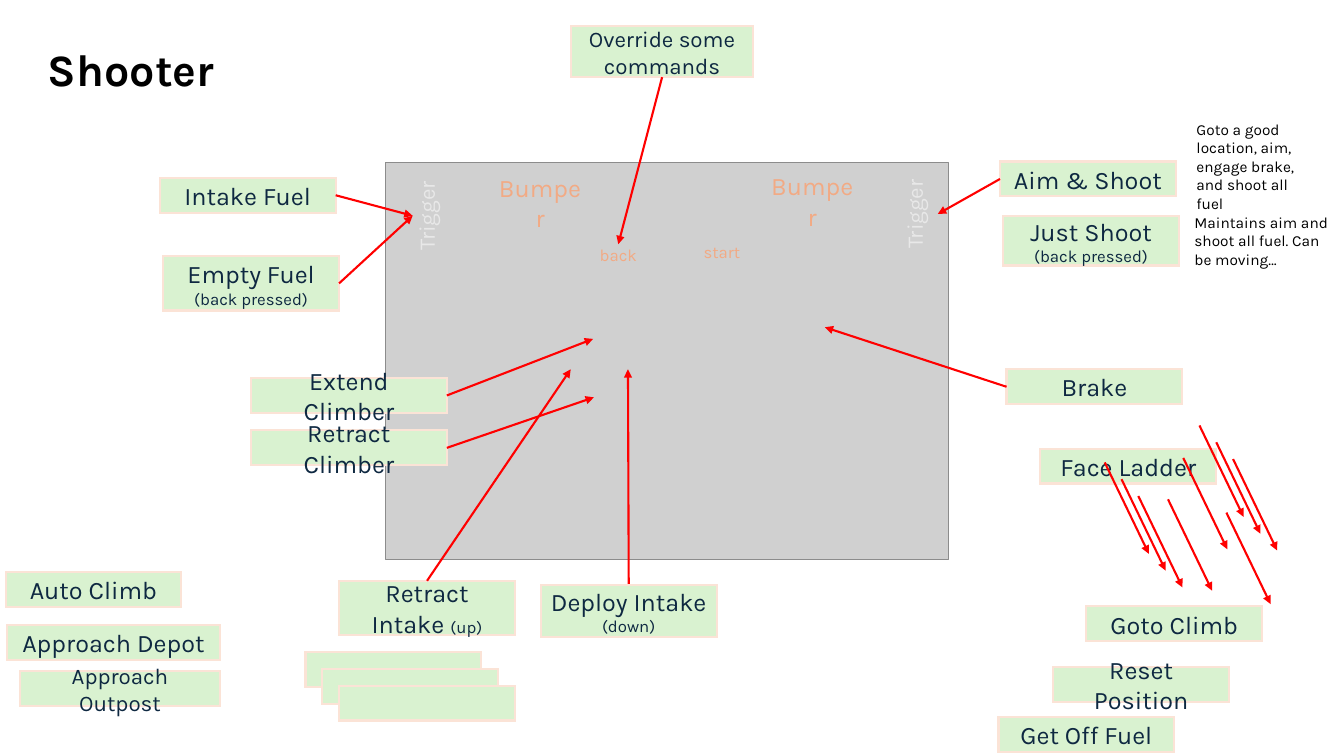
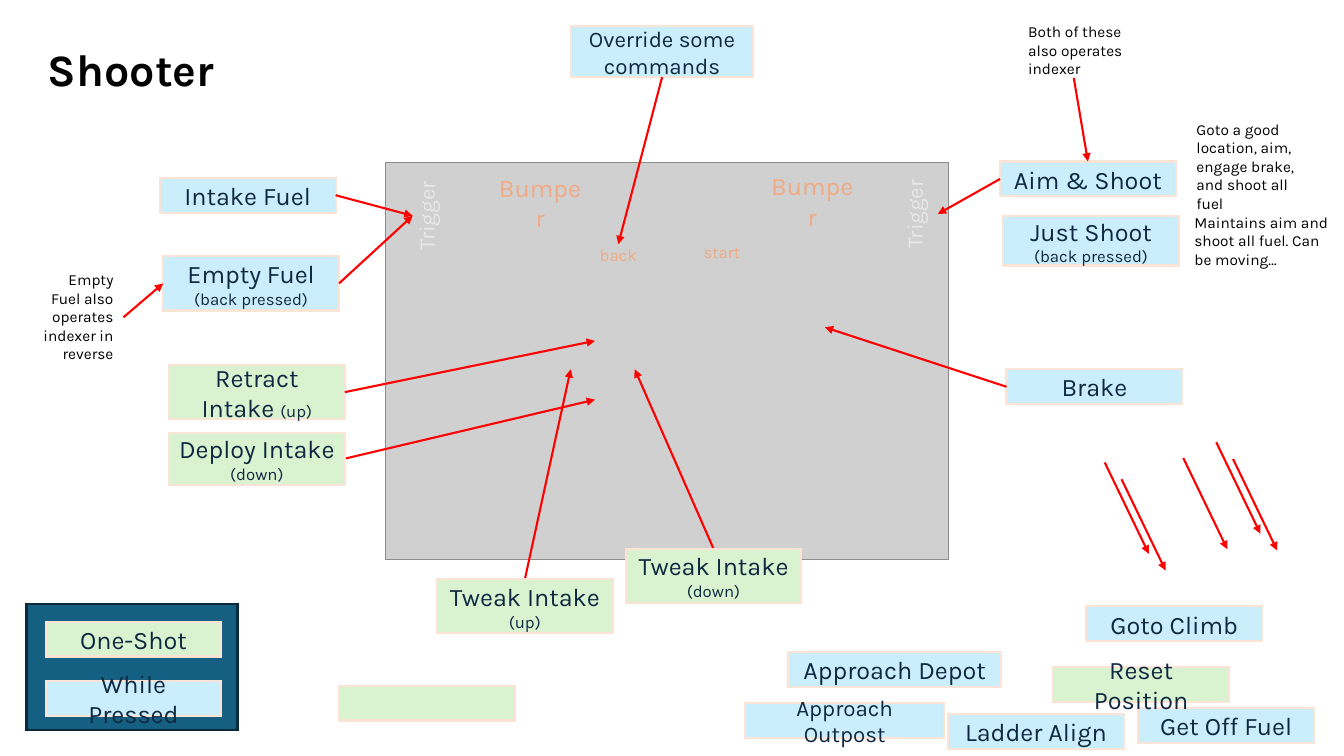
Before and after one commit to 6107/2026-Rebuilt, a slide deck: slide 2 of docs/Controller Mappings & Paths.pptx. Drawn at 1344x756 pixels with LibreOffice and Linux fonts; fonts in the diff are those of the drawing; grey boxes stand for pictures. Boxes give left, top, right and bottom in pixels: in the first picture for what was removed or moved away, otherwise in the second. Text is boxed around its words. In the diff, an @@ line names an element or a change of style, - is before the commit and + after.

```diff
--- a/docs/Controller Mappings & Paths.pptx
+++ b/docs/Controller Mappings & Paths.pptx
@@ text added at <box>1028,26,1122,79</box>, 11 pt, text #000000 @@
+Both of these also operates indexer
@@ arrow moved from (1200, 425) - (1244, 517) to (1074, 78) - (1088, 161) @@
@@ text added at <box>43,275,114,359</box>, 11 pt, text #000000 @@
+Empty Fuel also operates indexer in reverse
@@ arrow moved from (1138, 496) - (1183, 588) to (123, 318) - (163, 283) @@
@@ arrow moved from (427, 581) - (571, 369) to (345, 392) - (595, 341) @@
@@ arrow removed from (447, 395) to (593, 339) @@
@@ rectangle "Retract Intake (up)": place and size @@
-rectangle "Retract Intake (up)" at <box>339,581,514,635</box>
+rectangle "Retract Intake (up)" at <box>169,365,345,419</box>
@@ rectangle removed at <box>251,378,447,413</box> @@
-Extend Climber
@@ arrow moved from (1227, 513) - (1270, 604) to (525, 580) - (571, 369) @@
@@ arrow removed from (629, 585) to (628, 369) @@
@@ arrow moved from (1169, 499) - (1213, 591) to (714, 548) - (635, 369) @@
@@ arrow moved from (447, 448) - (594, 397) to (345, 459) - (595, 400) @@
@@ rectangle "Deploy Intake (down)": place and size @@
-rectangle "Deploy Intake (down)" at <box>540,585,716,637</box>
+rectangle "Deploy Intake (down)" at <box>169,433,345,485</box>
@@ rectangle removed at <box>251,431,447,466</box> @@
-Retract Climber
@@ rectangle added at <box>626,548,802,603</box>, fill #D9F2D0, outline #FBE3D6 1.5 pt, 18 pt, text #0E2841 @@
+Tweak Intake (down)
@@ rectangle removed at <box>6,572,181,607</box> @@
-Auto Climb
@@ rectangle added at <box>437,580,612,634</box>, fill #D9F2D0, outline #FBE3D6 1.5 pt, 18 pt, text #0E2841 @@
+Tweak Intake (up)
@@ rectangle added at <box>26,604,237,730</box>, fill #156082, outline #092A39 1.5 pt @@
@@ rectangle added at <box>45,622,221,657</box>, fill #D9F2D0, outline #FBE3D6 1.5 pt, 18 pt, text #0E2841 @@
+One-Shot
@@ rectangle removed at <box>306,652,481,688</box> @@
@@ rectangle "Approach Depot": place and size @@
-rectangle "Approach Depot" at <box>7,625,220,660</box>
+rectangle "Approach Depot" at <box>788,652,1001,688</box>
@@ rectangle added at <box>45,682,221,717</box>, fill #CAEEFB, outline #FBE3D6 1.5 pt, 18 pt, text #0E2841 @@
+While Pressed
@@ rectangle removed at <box>323,668,498,704</box> @@
@@ rectangle "Approach Outpost": place and size @@
-rectangle "Approach Outpost" at <box>20,671,220,707</box>
+rectangle "Approach Outpost" at <box>745,703,945,738</box>
@@ fill #D9F2D0 to #CAEEFB in 11 elements at <box>163,256,339,311</box>, <box>1087,607,1262,642</box>, <box>1000,161,1176,197</box>, <box>1007,369,1183,404</box>, <box>571,26,753,77</box>, <box>160,177,336,213</box>, <box>1003,217,1179,266</box>, <box>1138,709,1314,744</box>, <box>788,652,1001,688</box>, <box>745,703,945,738</box>, <box>949,715,1124,750</box> @@
@@ rectangle "Ladder Align": place and size @@
-rectangle "Ladder Align" at <box>1041,449,1216,484</box>
+rectangle "Ladder Align" at <box>949,715,1124,750</box>
@@ rectangle "Get Off Fuel": place and size @@
-rectangle "Get Off Fuel" at <box>999,717,1175,752</box>
+rectangle "Get Off Fuel" at <box>1138,709,1314,744</box>
@@ text in rectangle at <box>965,723,1106,747</box>: text changed @@
-Face Ladder
+Ladder Align
```
Also in this commit, not shown: 1 other slide changed, 7 other files.
